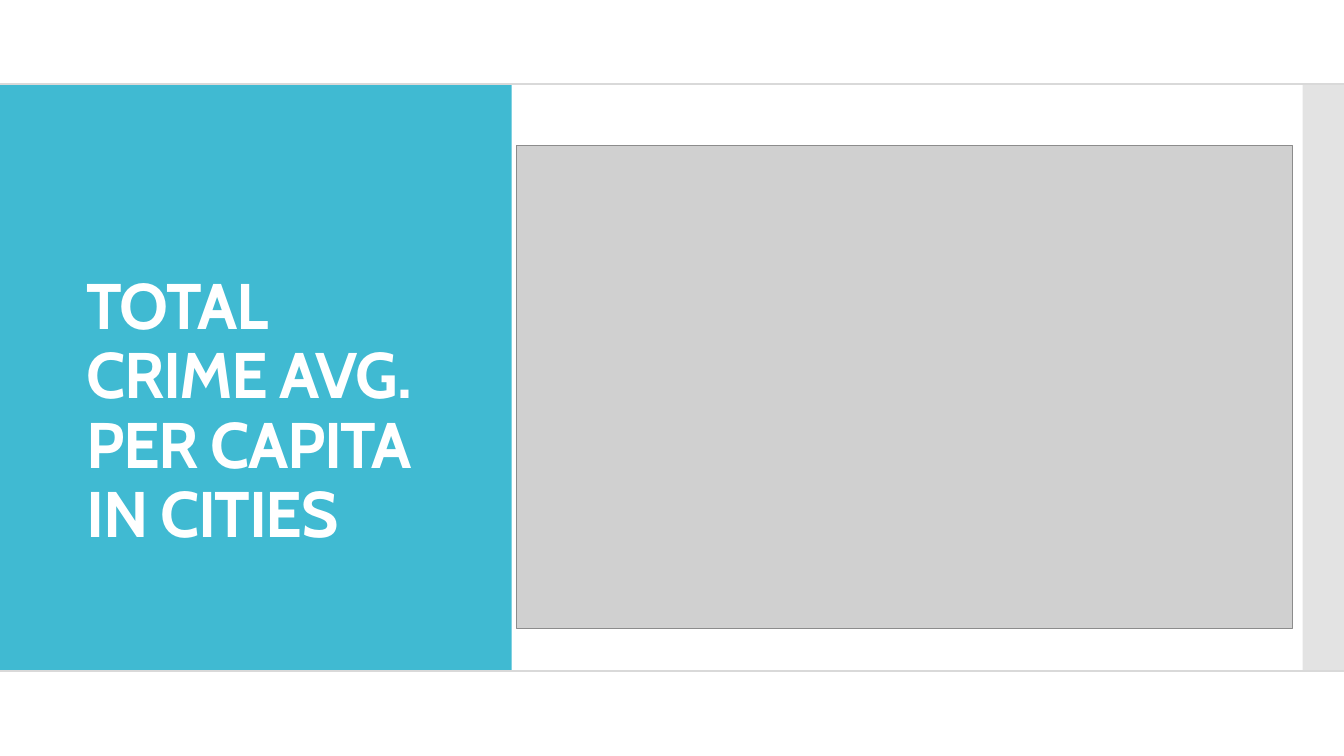
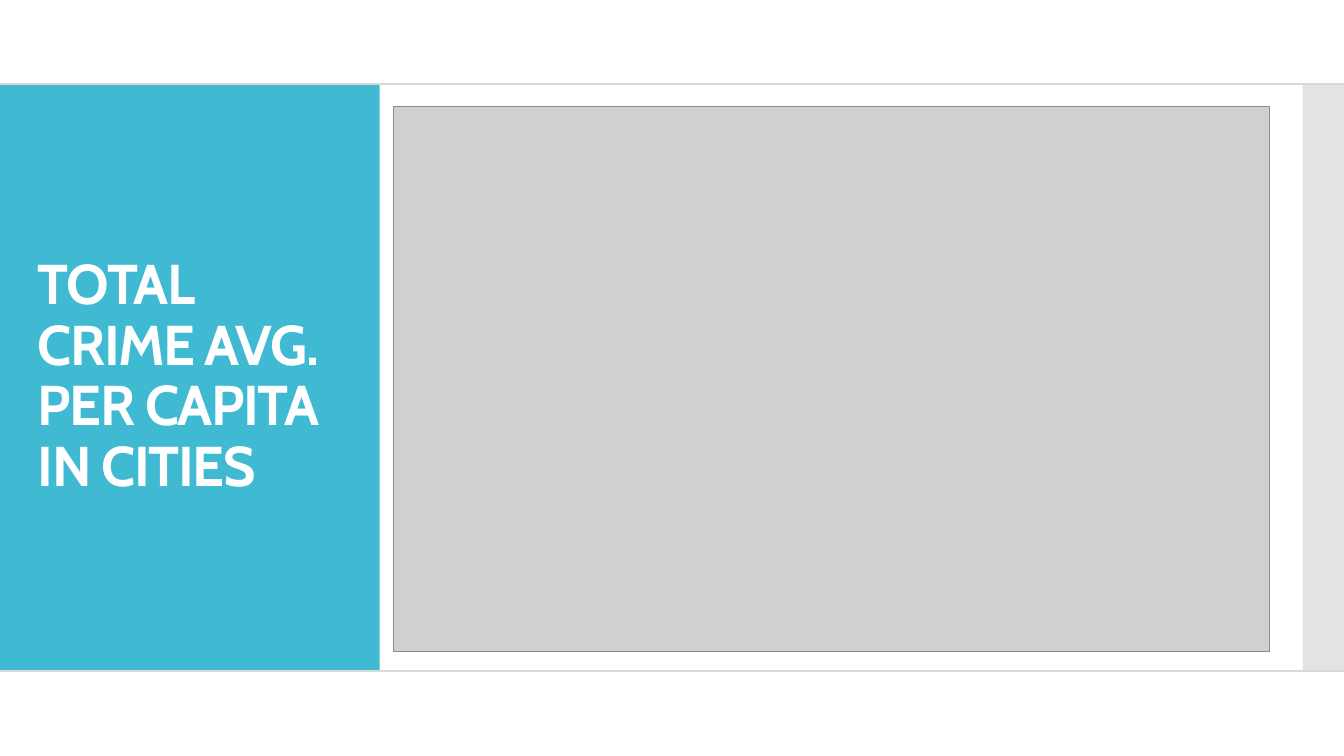
Before and after one commit to andresocorro/project_1, a slide deck: slide 9 of Presentation/final draft.pptx. Drawn at 1344x756 pixels with LibreOffice and Linux fonts; fonts in the diff are those of the drawing; grey boxes stand for pictures. Boxes give left, top, right and bottom in pixels: in the first picture for what was removed or moved away, otherwise in the second. Text is boxed around its words. In the diff, an @@ line names an element or a change of style, - is before the commit and + after.

Commit message:
Updated images in the presentation - scatter diagrams

```diff
--- a/Presentation/final draft.pptx
+++ b/Presentation/final draft.pptx
@@ rectangle removed at (0,0,1344,756) @@
@@ rectangle removed at (0,84,1008,671) @@
@@ rectangle removed at (0,84,512,671) @@
@@ rectangle removed at (1022,84,1344,671) @@
@@ picture: place and size @@
-picture at (516,145,1293,628)
+picture at (394,107,1270,651)
@@ title "TOTAL CRIME AVG. PER CAPITA ...": place and size @@
-title "TOTAL CRIME AVG. PER CAPITA ..." at (86,283,412,538)
+title "TOTAL CRIME AVG. PER CAPITA ..." at (38,264,320,487)
@@ title "TOTAL CRIME AVG. PER CAPITA ..." at (38,264,320,487): size 46 to 40 pt; vertical alignment bottom to middle @@
```
Also in this commit, not shown: 5 other slides changed, 1 slide added.
